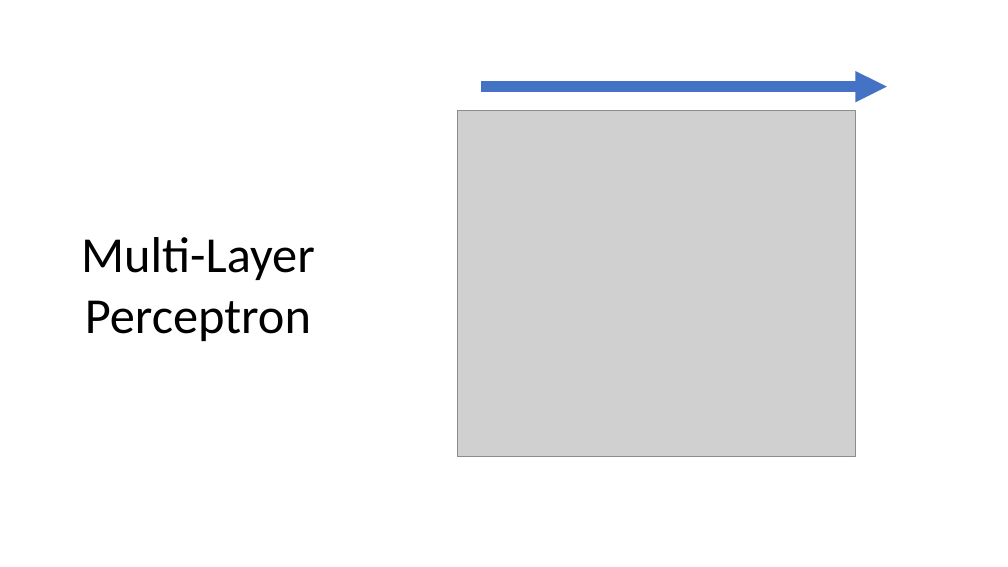
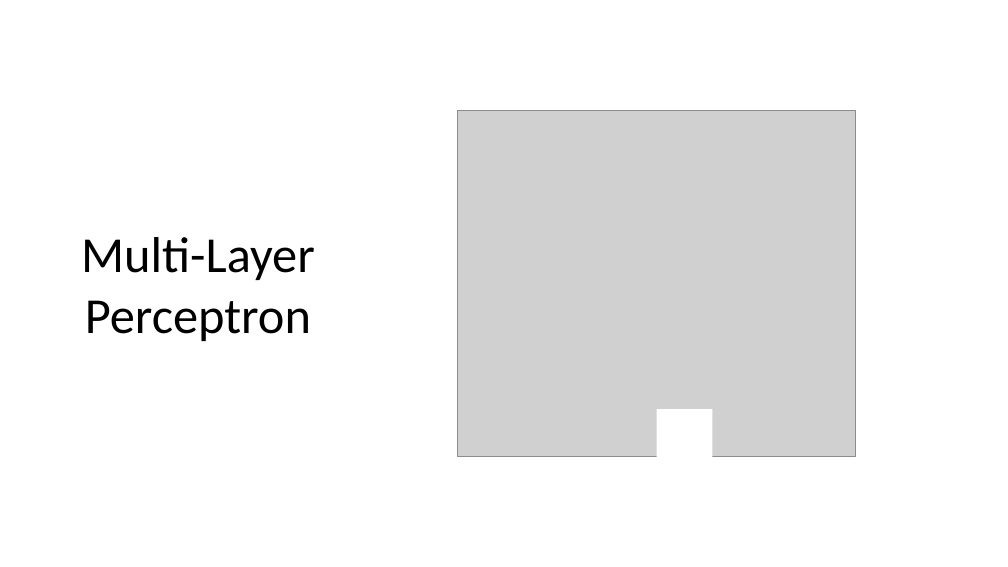
Before and after one commit to SLUVisLab/DeepLearningTutorial, a slide deck: slide 26 of DeepLearning.pptx (slide 16 before the commit). Drawn at 1008x567 pixels with LibreOffice and Linux fonts; fonts in the diff are those of the drawing; grey boxes stand for pictures. Boxes give left, top, right and bottom in pixels: in the first picture for what was removed or moved away, otherwise in the second. Text is boxed around its words. In the diff, an @@ line names an element or a change of style, - is before the commit and + after.

```diff
--- a/DeepLearning.pptx
+++ b/DeepLearning.pptx
@@ arrow removed from (481, 87) to (887, 87) @@
@@ rectangle: place and size @@
-rectangle at [684,485,740,550]
+rectangle at [657,409,713,474]
```
Also in this commit, not shown: 12 other slides changed, 6 slides added, 4 slides removed.
